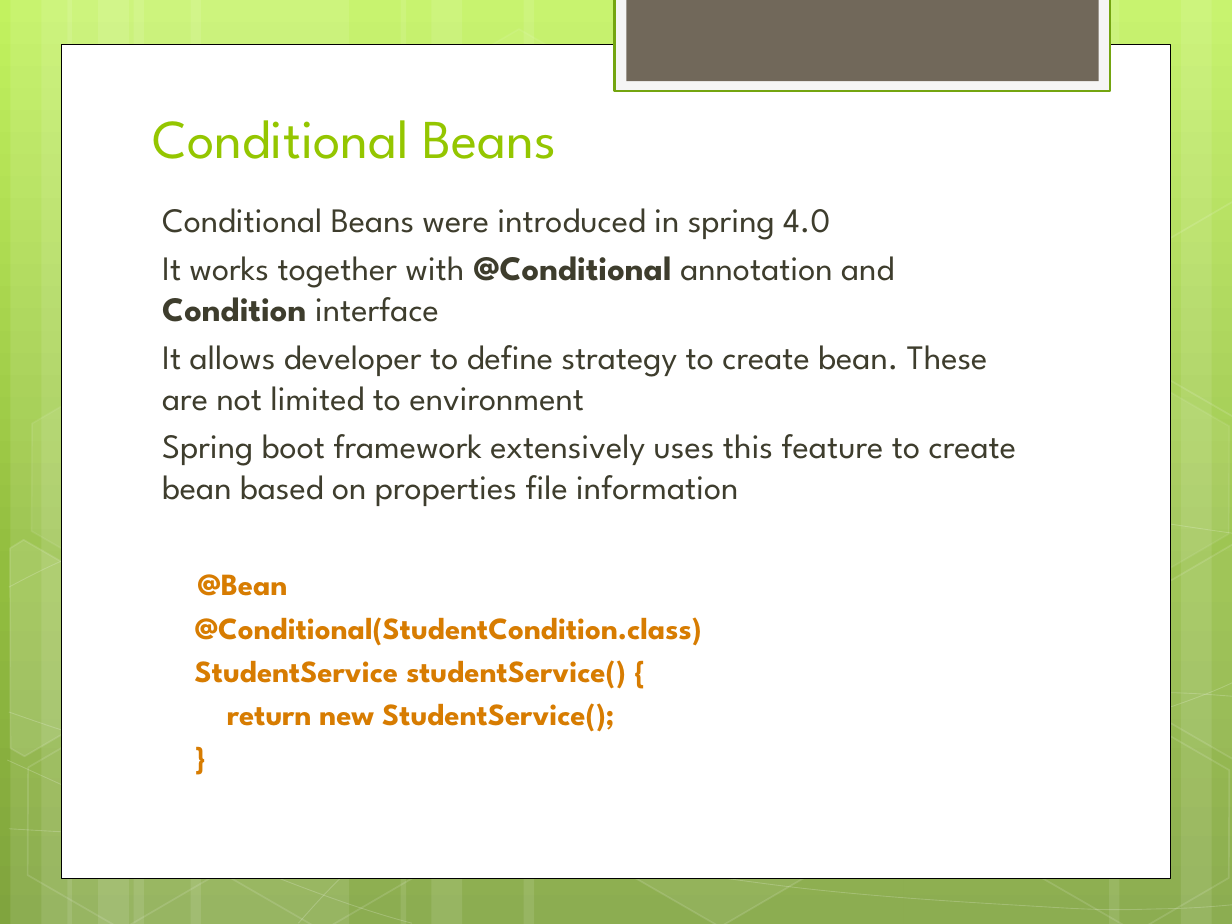
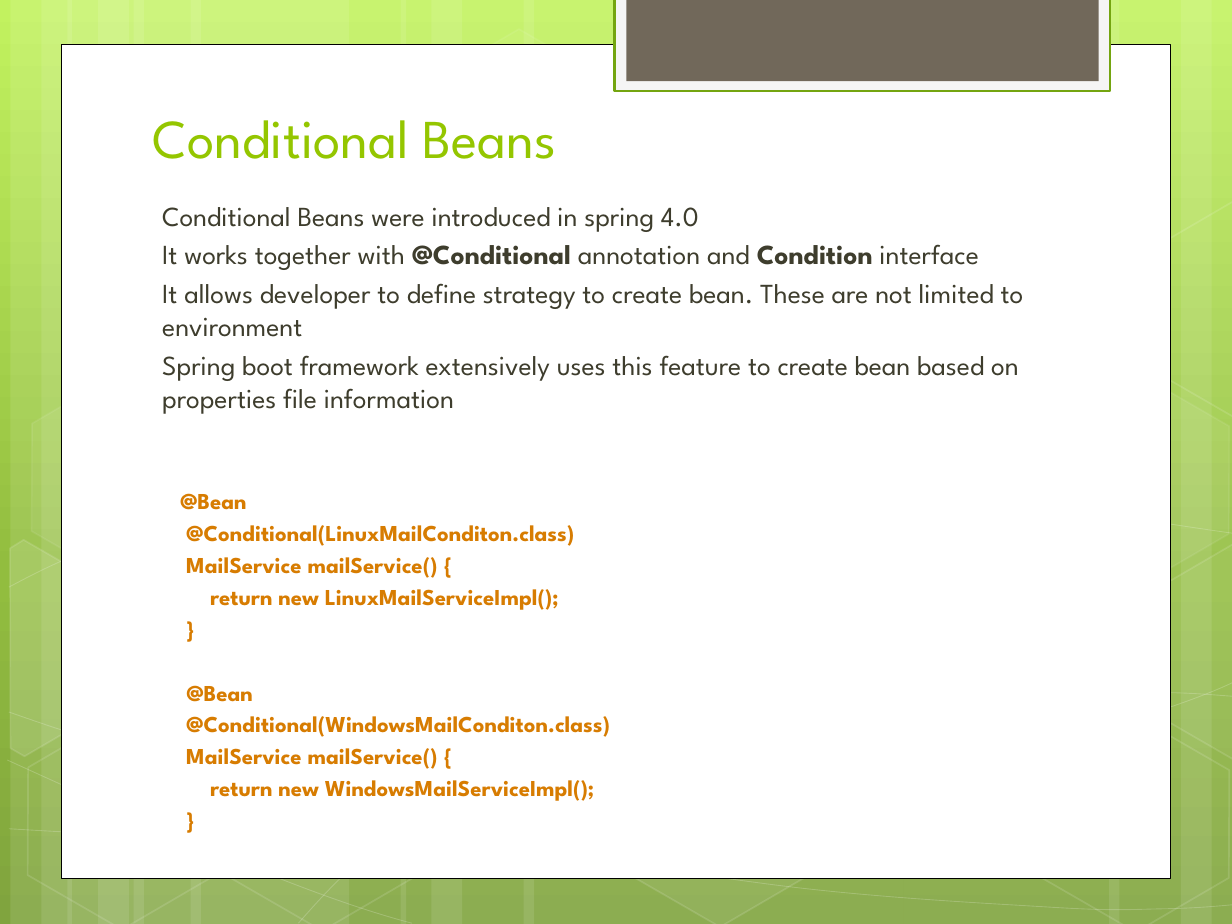
Before and after one commit to IPython-Learn/spring-java-training, a slide deck: slide 16 of SpringJavaTraining.pptx (slide 13 before the commit). Drawn at 1232x924 pixels with LibreOffice and Linux fonts; fonts in the diff are those of the drawing. Boxes give left, top, right and bottom in pixels: in the first picture for what was removed or moved away, otherwise in the second. Text is boxed around its words. In the diff, an @@ line names an element or a change of style, - is before the commit and + after.

Commit message:
spring java based config

```diff
--- a/SpringJavaTraining.pptx
+++ b/SpringJavaTraining.pptx
@@ text at [162, 207, 1024, 510]: size 20 to 16.1 pt in "Conditional Beans were introduced in spring 4.0", "It works together with @Conditional annotation and ...", "It allows developer to define strategy to ...", "Spring boot framework extensively uses this feature ..."; size 18 to 13.3 pt in "@Bean", "}" @@
@@ text at [186, 525, 574, 610]: text changed; size 18 to 13.3 pt @@
-@Conditional(StudentCondition.class)
-StudentService studentService() {
-return new StudentService();
+@Conditional(LinuxMailConditon.class)
+MailService mailService() {
+return new LinuxMailServiceImpl();
@@ text at [186, 685, 610, 801]: paragraphs added @@
+@Bean
+@Conditional(WindowsMailConditon.class)
+MailService mailService() {
+return new WindowsMailServiceImpl();
+}
```
Also in this commit, not shown: 6 other slides changed, 5 slides added, 1 slide removed, 8 other files.
